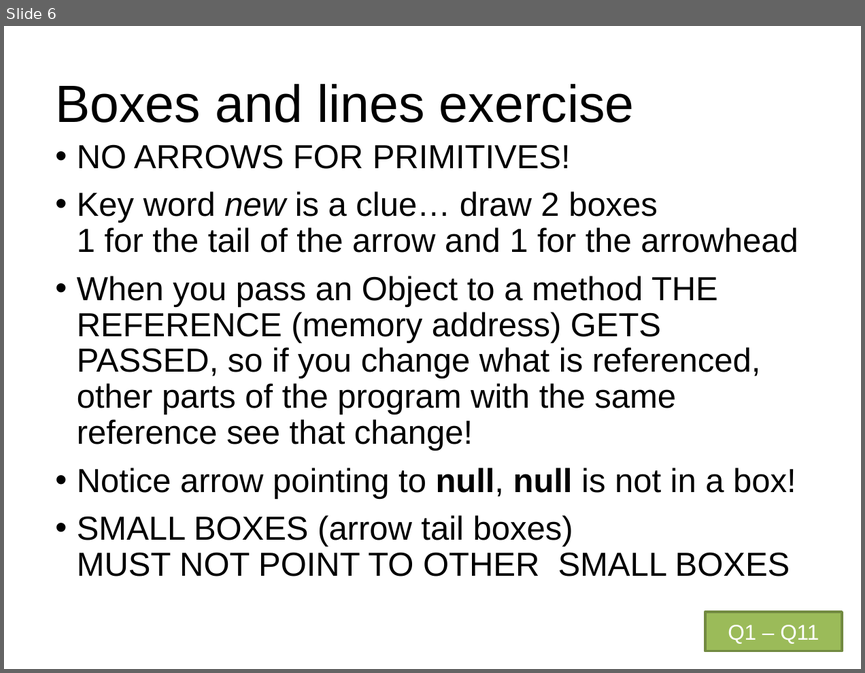
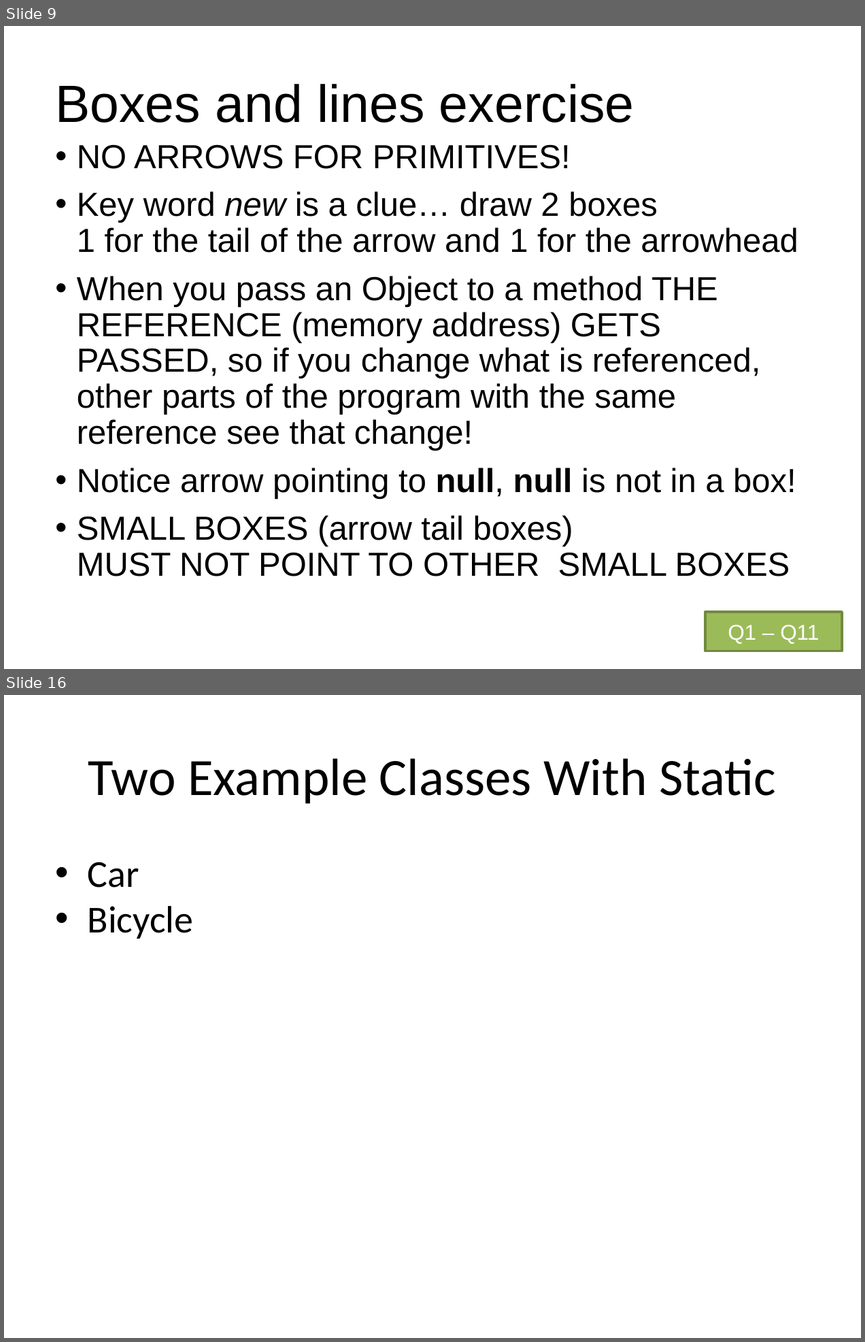
Before and after one commit to RHIT-CSSE/csse220, a slide deck: ClassMaterials/SimpleObjects/Slides/Part2-ObjectRefs.pptx. Shown one above the other, each under a label of ours: slide 6 before the commit, slides 9 and 16 after it; the slides between them are not shown. The pictures are 865x673 and 865x1342 pixels, drawn with LibreOffice and Linux fonts; fonts in the diff are those of the drawing. Boxes give left, top, right and bottom in pixels: in the first picture for what was removed or moved away, otherwise in the second. Text is boxed around its words. In the diff, an @@ line names an element or a change of style, - is before the commit and + after.

```diff
--- a/ClassMaterials/SimpleObjects/Slides/Part2-ObjectRefs.pptx
+++ b/ClassMaterials/SimpleObjects/Slides/Part2-ObjectRefs.pptx
@@ slide 16 added at [4,695,861,1338], background #FFFFFF @@
@@ text added at [88,758,776,804], 44 pt, text #000000 @@
+Two Example Classes With Static
@@ text added at [88,862,194,938], 32 pt, text #000000 @@
+• Car
+• Bicycle
@@ what was slide 6 is now slide 9 @@
```
Also in this commit, not shown: 16 other slides added, 3 other files.
